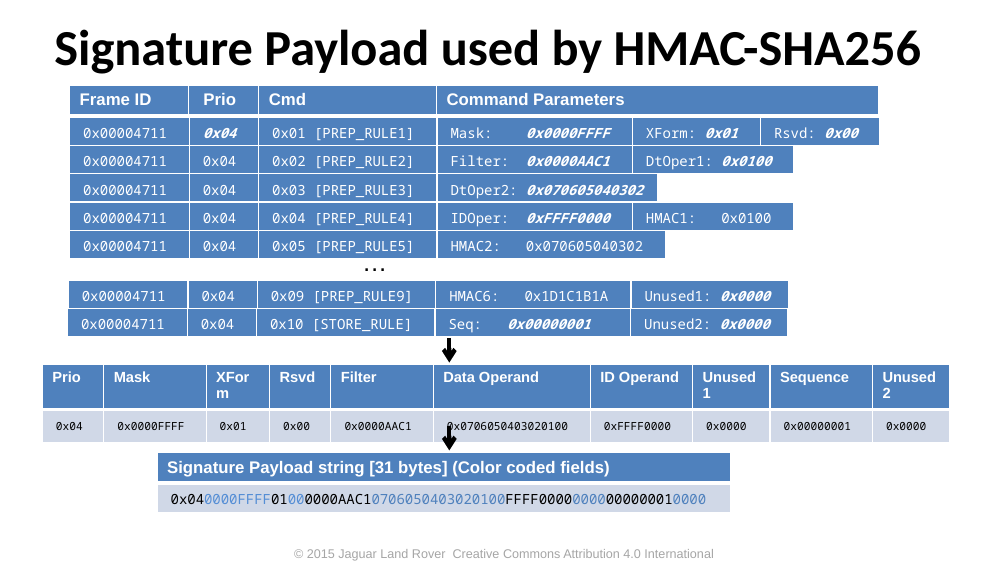
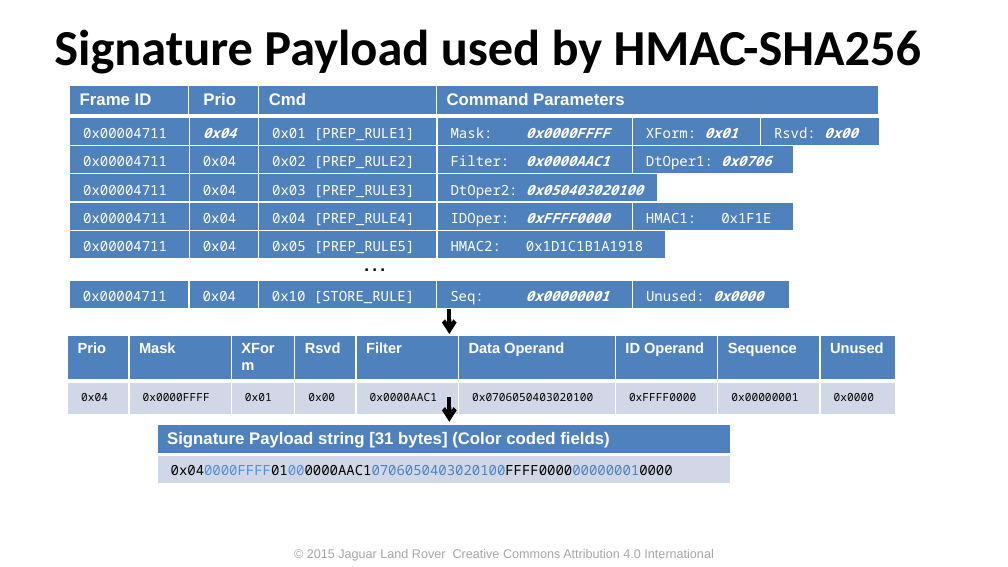
Before and after one commit to PDXostc/canfw, a slide deck: slide 21 of doc/CAN Firewall.pptx. Drawn at 1008x567 pixels with LibreOffice and Linux fonts; fonts in the diff are those of the drawing; background and template pictures are left out. Boxes give left, top, right and bottom in pixels: in the first picture for what was removed or moved away, otherwise in the second. Text is boxed around its words. In the diff, an @@ line names an element or a change of style, - is before the commit and + after.

Commit message:
Little endian of all bitfields. Fixed HMAC length
All multi-frame bitfields are now little endian to facilitate easy roll
out in memory.
Removed unused1 and expanded HMAC to 256 bits (was 240 bits)

```diff
--- a/doc/CAN Firewall.pptx
+++ b/doc/CAN Firewall.pptx
@@ table at (70,145,794,174) @@
-row 1, column 5: DtOper1: 0x0100
+row 1, column 5: DtOper1: 0x0706
@@ table at (70,174,658,204) @@
-row 1, column 4: DtOper2: 0x070605040302
+row 1, column 4: DtOper2: 0x050403020100
@@ table at (70,203,794,232) @@
-row 1, column 5: HMAC1: 0x0100
+row 1, column 5: HMAC1: 0x1F1E
@@ table at (70,231,666,260) @@
-row 1, column 4: HMAC2: 0x070605040302
+row 1, column 4: HMAC2: 0x1D1C1B1A1918
@@ table removed at (69,280,789,309), 1 rows, 5 columns @@
-0x00004711 | 0x04 | 0x09 [PREP_RULE9] | HMAC6: 0x1D1C1B1A | Unused1: 0x0000
@@ table at (70,280,790,309) @@
-row 1, column 5: Unused2: 0x0000
+row 1, column 5: Unused: 0x0000
@@ table at (68,336,897,405) @@
-column 8: Unused1 | 0x0000
-column 9, row 1: Unused2
+column 9, row 1: Unused
@@ table: place and size @@
-table at (42,364,953,438)
+table at (68,336,897,405)
@@ 2 tables, 2 arrows: place and size @@
-2 tables, 2 arrows at (68,308,788,512)
+2 tables, 2 arrows at (70,280,790,484)
@@ table at (157,424,731,484) @@
-row 2, column 1: 0x040000FFFF01000000AAC10706050403020100FFFF00000000000000010000
+row 2, column 1: 0x040000FFFF01000000AAC10706050403020100FFFF0000000000010000
```
Also in this commit, not shown: 10 other slides changed, 1 other file.
